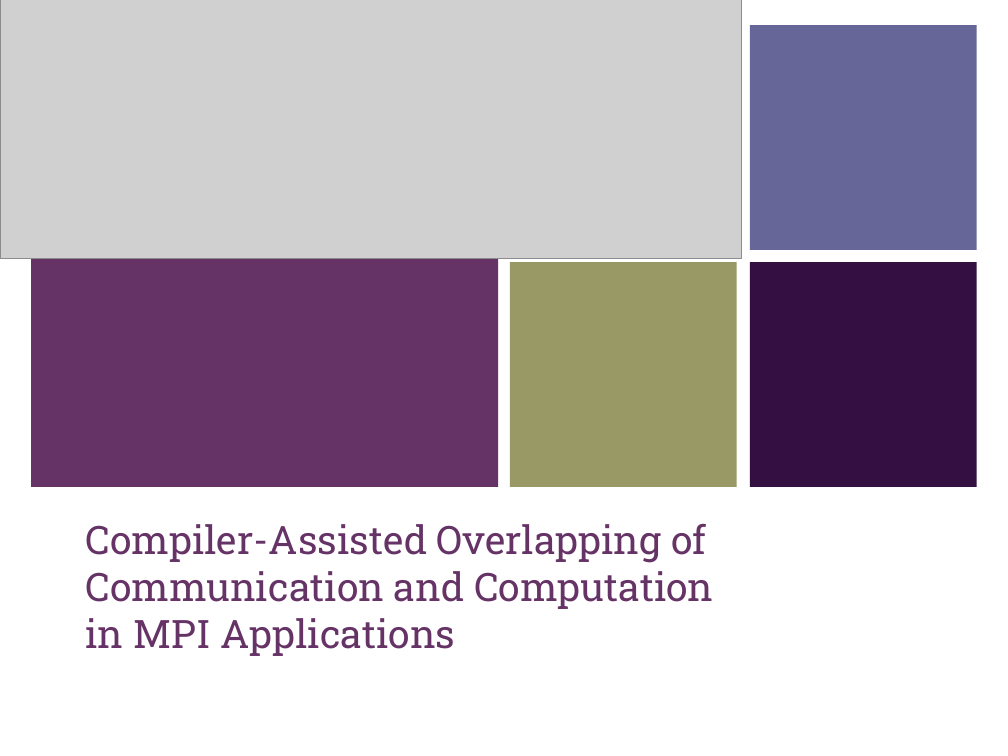
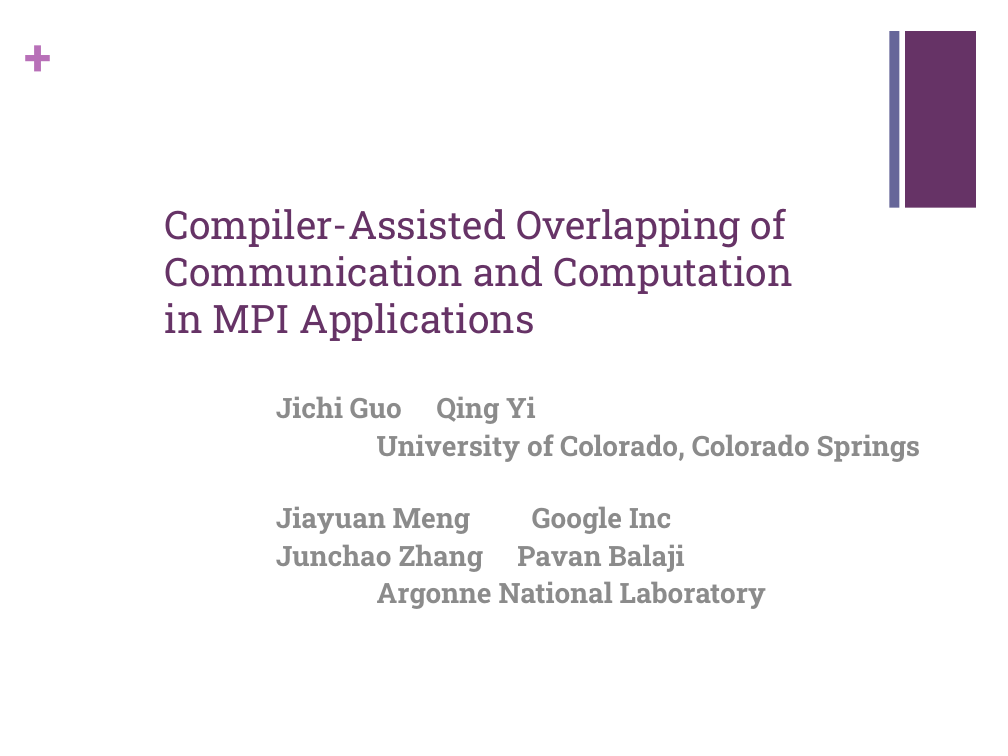
Before and after one commit to jichi-uccs/cco-paper, a slide deck: slide 1 of slides.pptx. Drawn at 1008x756 pixels with LibreOffice and Linux fonts; fonts in the diff are those of the drawing; grey boxes stand for pictures. Boxes give left, top, right and bottom in pixels: in the first picture for what was removed or moved away, otherwise in the second. Text is boxed around its words. In the diff, an @@ line names an element or a change of style, - is before the commit and + after.

Commit message:
revise Jichi's slides

```diff
--- a/slides.pptx
+++ b/slides.pptx
@@ picture removed at box(0, 0, 742, 259) @@
@@ text added at box(24, 25, 53, 87), 36 pt, text #B870B8, bold @@
++
@@ rectangle removed at box(31, 25, 498, 487) @@
@@ rectangle: place and size @@
-rectangle at box(750, 25, 977, 250)
+rectangle at box(889, 31, 899, 208)
@@ rectangle added at box(905, 31, 976, 208), fill #663366 @@
@@ title "Compiler-Assisted Overlapping of Communication and ...": place and size @@
-title "Compiler-Assisted Overlapping of Communication and ..." at box(85, 523, 714, 656)
+title "Compiler-Assisted Overlapping of Communication and ..." at box(165, 208, 793, 341)
@@ rectangle removed at box(510, 262, 737, 487) @@
@@ rectangle removed at box(750, 262, 977, 487) @@
@@ subtitle added at box(276, 397, 920, 609), 20 pt, text #8C8C8C, bold @@
+Jichi Guo Qing Yi
+University of Colorado, Colorado Springs
+Jiayuan Meng Google Inc
+Junchao Zhang Pavan Balaji
+Argonne National Laboratory
```
Also in this commit, not shown: 11 other slides changed, 2 slides added.
